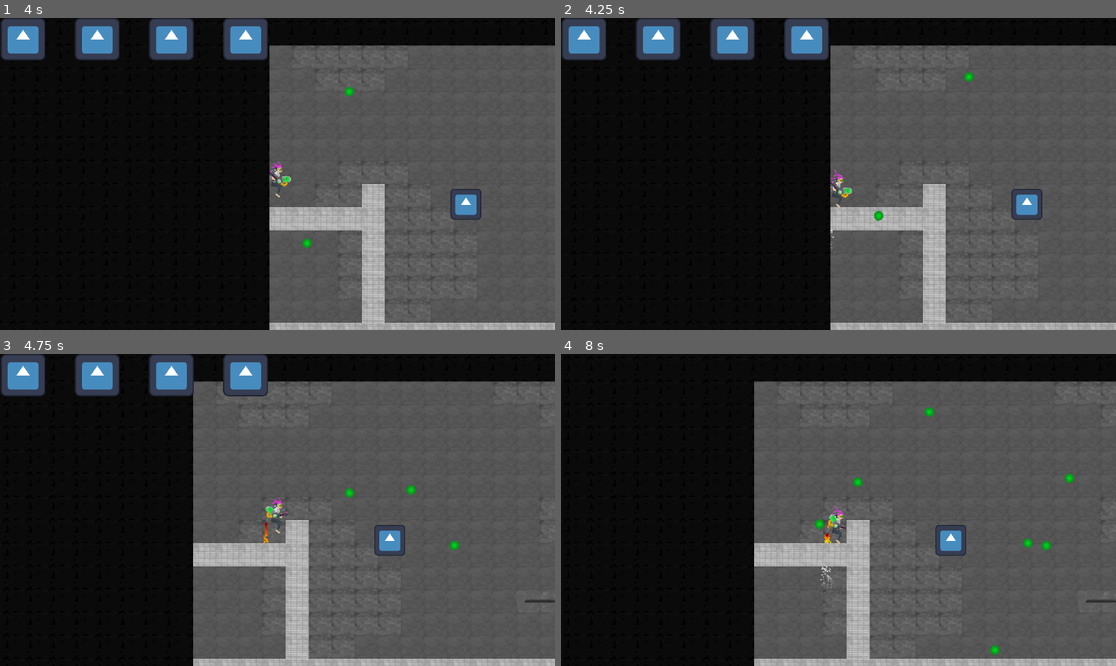
Above: before the commit, frames 1-4 (two rows, left to right).
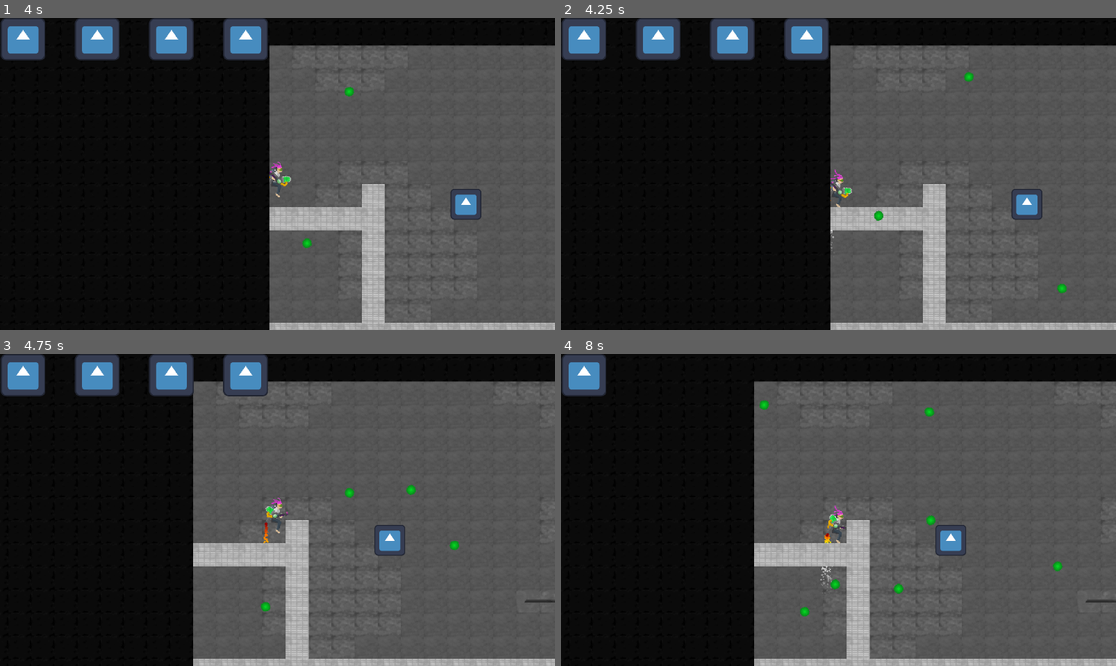
Above: after the commit, the same moments.

Repository: Sn0wy8/Haven
Game: Godot game, scene res://Scenes/main.tscn
Same seed, same stepped clock (60 frames per second), same inputs: the game is played once before the commit and once after it. The engine's default icon, where the game draws it, is replaced by a stand-in: a white triangle on a blue panel in a dark square.
Inputs (mouse positions are in pixels of both pictures, inside the frame that each line leads up to):
- Up to frame 1 (4 s): move the mouse to (249, 236) at 0.52 s; hold D (RIGHT) 0.53-2.03 s; click (249, 236) at 0.6 s; tap W (UP) at 0.77, 1.52, 3.02, 3.77 s; move the mouse to (444, 220) at 1.27 s; click (444, 220) at 1.35 s; move the mouse to (111, 127) at 2.02 s; hold A (LEFT) from 2.03 s (still down); click (111, 127) at 2.1 s; move the mouse to (305, 174) at 2.77 s; click (305, 174) at 2.85 s; move the mouse to (194, 96) at 3.52 s; click (194, 96) at 3.6 s
- Up to frame 2 (4.25 s): keep holding A (LEFT)
- Up to frame 3 (4.75 s): move the mouse to (399, 494) at 4.27 s; release A (LEFT) at 4.28 s; hold D (RIGHT) from 4.28 s (still down); click (399, 494) at 4.35 s; tap W (UP) at 4.52 s
- Up to frame 4 (8 s): keep holding D (RIGHT); move the mouse to (727, 525) at 5.02 s; click (727, 525) at 5.1 s; move the mouse to (894, 441) at 5.77 s; click (894, 441) at 5.85 s; tap W (UP) at 6.02, 6.77, 7.52 s; move the mouse to (810, 572) at 6.52 s; click (810, 572) at 6.6 s; move the mouse to (1005, 556) at 7.27 s; click (1005, 556) at 7.35 s

Frame 1 is identical in both runs. In frame 2, less than 0.1% of the frame differs, in the area x 89-92%, y 85-89%; in frame 3, less than 0.1%; in frame 4, 1.6%, in the area x 0-93%, y 0-97%.

Commit message:
Update main.tscn

Diff:
--- a/haven/Scenes/main.tscn
+++ b/haven/Scenes/main.tscn
@@ -275,7 +275,7 @@
 collision_mask = 3
 
 [node name="platform3" parent="." unique_id=28415270 instance=ExtResource("2_0xm2m")]
-position = Vector2(1592, 51)
+position = Vector2(1584, 40)
 rotation = -1.5707964
 scale = Vector2(1.5, 1.9)
 collision_layer = 3
